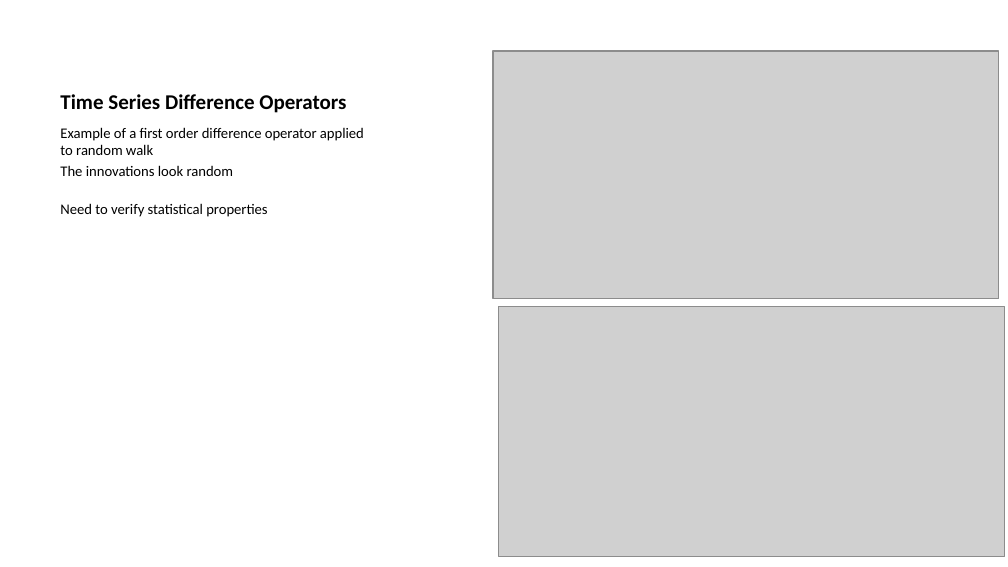
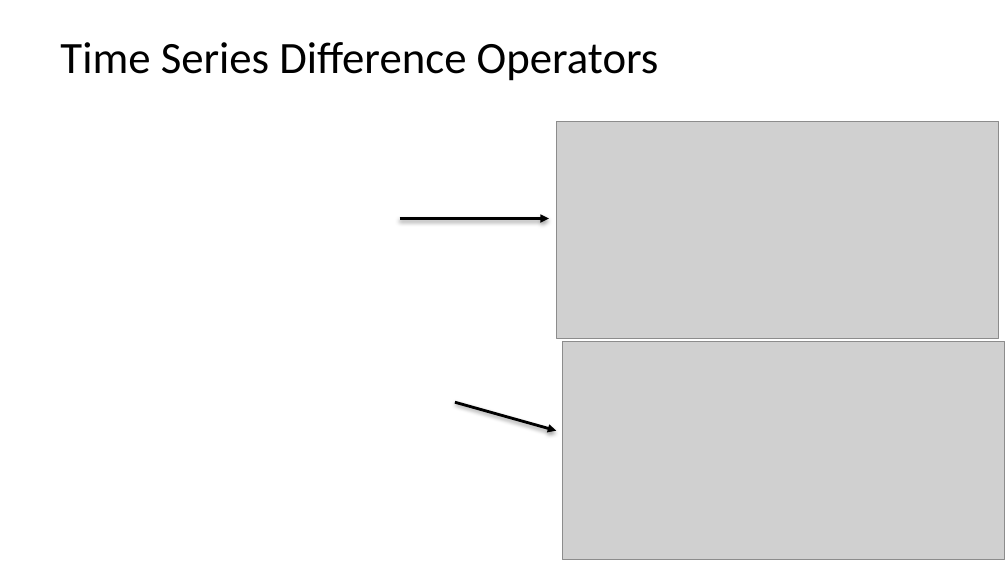
Before and after one commit to StephenElston/CSCI-E-83, a slide deck: slide 45 of LectureSlides/11_IntroductionToTimeSeries.pptx. Drawn at 1008x567 pixels with LibreOffice and Linux fonts; fonts in the diff are those of the drawing; grey boxes stand for pictures. Boxes give left, top, right and bottom in pixels: in the first picture for what was removed or moved away, otherwise in the second. Text is boxed around its words. In the diff, an @@ line names an element or a change of style, - is before the commit and + after.

```diff
--- a/LectureSlides/11_IntroductionToTimeSeries.pptx
+++ b/LectureSlides/11_IntroductionToTimeSeries.pptx
@@ title "Time Series Difference Operators" at (60, 42, 659, 81): size 15 to 32 pt, bold off @@
@@ text removed at (60, 127, 364, 217) @@
-Example of a first order difference operator applied to random walk
-The innovations look random
-Need to verify statistical properties
@@ picture: place and size @@
-picture at (493, 51, 999, 299)
+picture at (556, 121, 999, 338)
@@ arrow added from (399, 219) to (549, 219), #000000 2 pt @@
@@ picture: place and size @@
-picture at (499, 306, 1005, 556)
+picture at (562, 342, 1005, 560)
@@ arrow added from (455, 402) to (556, 430), #000000 2 pt @@
```
Also in this commit, not shown: 10 other slides changed, 2 slides added, 1 slide removed.
